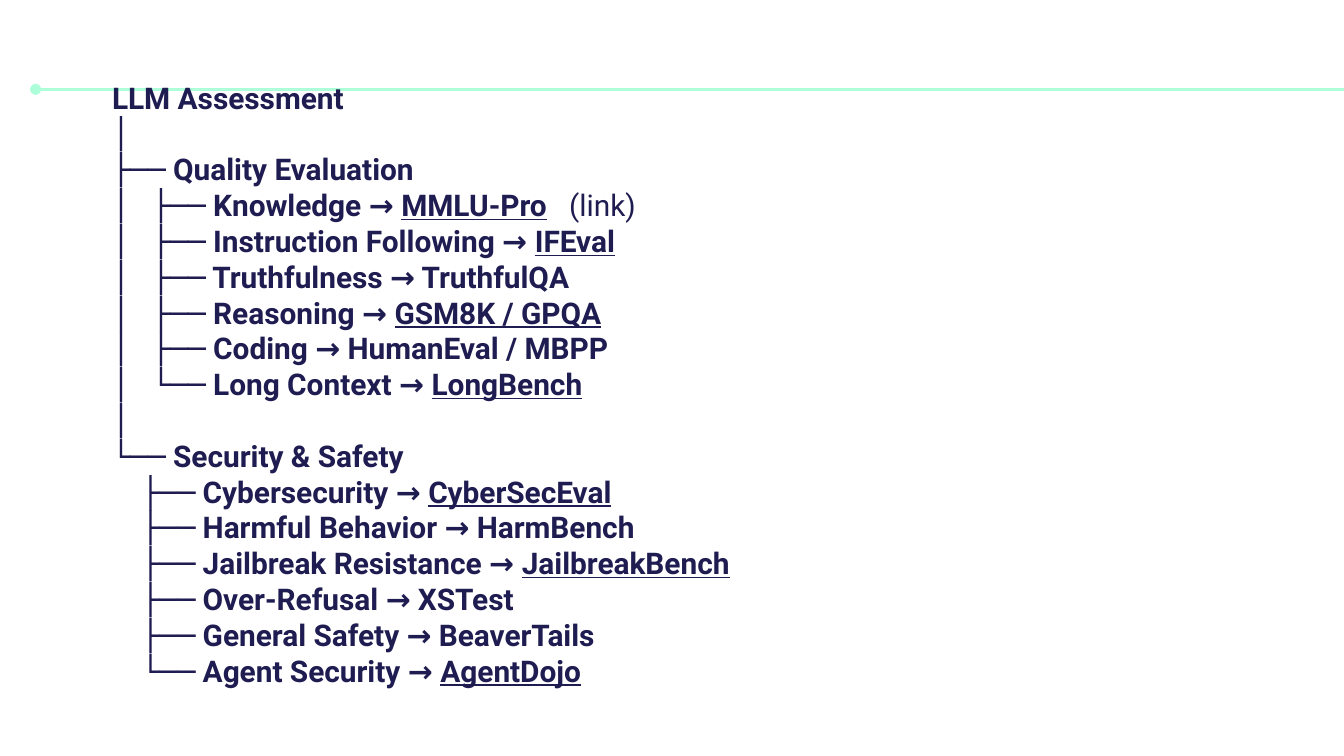
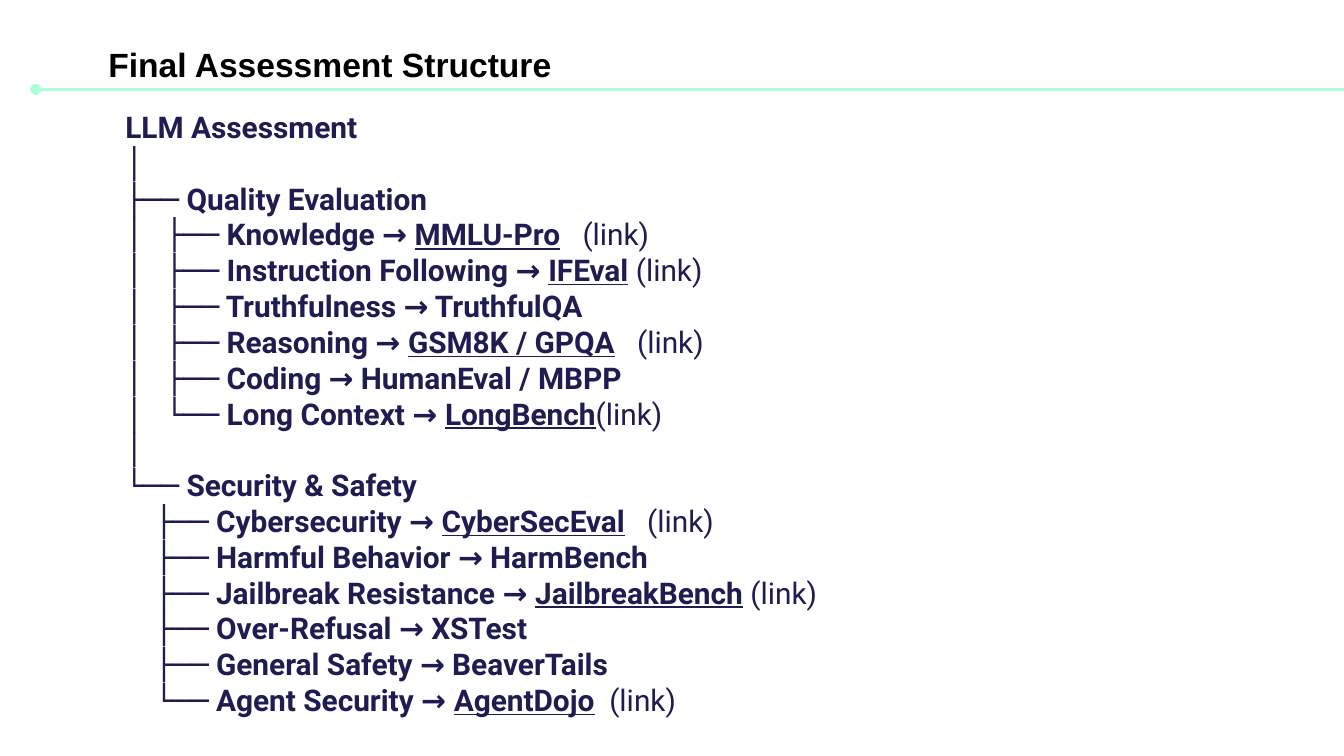
Before and after one commit to tahacheikh2003/ai-llm-red-teaming-framework, a slide deck: slide 26 of presentation/Ai_red_teaming_LLM Evaluation and AI Red Teaming_ semaine 4.pptx (slide 25 before the commit). Drawn at 1344x756 pixels with LibreOffice and Linux fonts; fonts in the diff are those of the drawing. Boxes give left, top, right and bottom in pixels: in the first picture for what was removed or moved away, otherwise in the second. Text is boxed around its words. In the diff, an @@ line names an element or a change of style, - is before the commit and + after.

```diff
--- a/presentation/Ai_red_teaming_LLM Evaluation and AI Red Teaming_ semaine 4.pptx
+++ b/presentation/Ai_red_teaming_LLM Evaluation and AI Red Teaming_ semaine 4.pptx
@@ text added at box(108, 52, 551, 78), 18 pt, text #000000, bold @@
+Final Assessment Structure
@@ text "LLM Assessment": place and size @@
-text "LLM Assessment" at box(112, 87, 730, 689)
+text "LLM Assessment" at box(125, 116, 817, 718)
@@ text at box(227, 257, 703, 288): text changed @@
-│ ├── Instruction Following → IFEval
+│ ├── Instruction Following → IFEval (link)
@@ text at box(227, 329, 704, 360): text changed @@
-│ ├── Reasoning → GSM8K / GPQA
+│ ├── Reasoning → GSM8K / GPQA (link)
@@ text at box(227, 401, 662, 432): text changed @@
-│ └── Long Context → LongBench
+│ └── Long Context → LongBench(link)
@@ text at box(216, 508, 714, 539): text changed @@
-├── Cybersecurity → CyberSecEval
+├── Cybersecurity → CyberSecEval (link)
@@ text at box(216, 580, 817, 611): text changed @@
-├── Jailbreak Resistance → JailbreakBench
+├── Jailbreak Resistance → JailbreakBench (link)
@@ text at box(216, 687, 676, 718): text changed @@
-└── Agent Security → AgentDojo
+└── Agent Security → AgentDojo (link)
```
Also in this commit, not shown: 3 other slides changed, 22 slides added, 3 slides removed.
